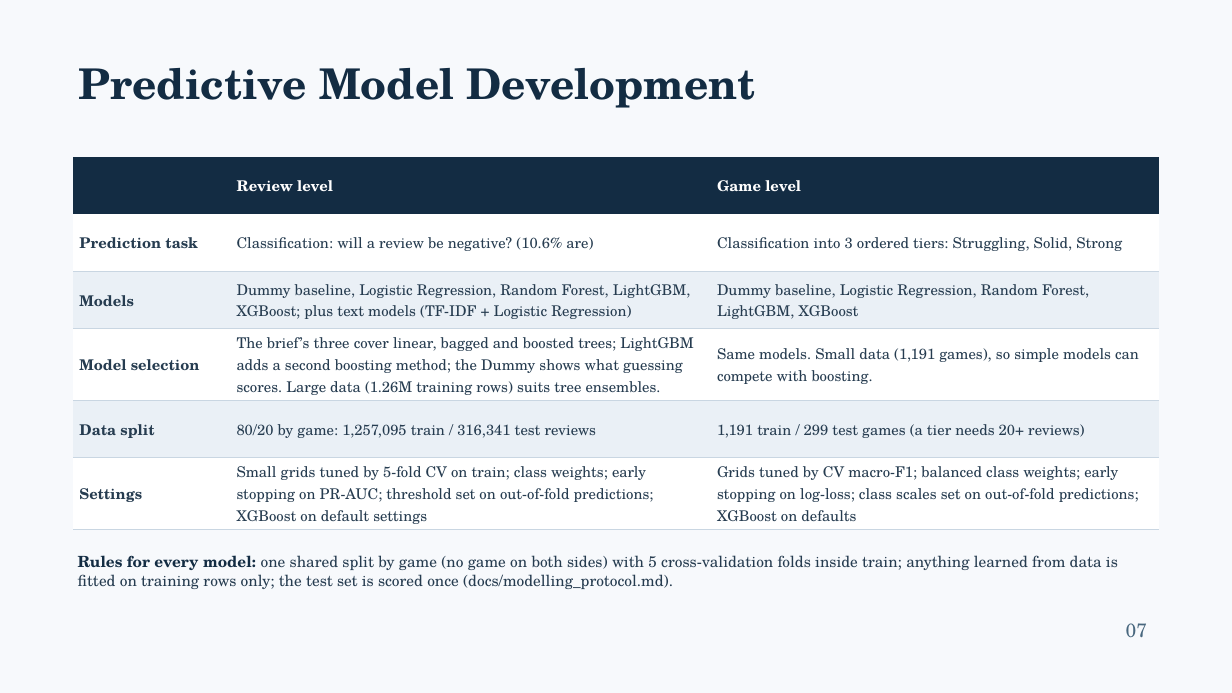
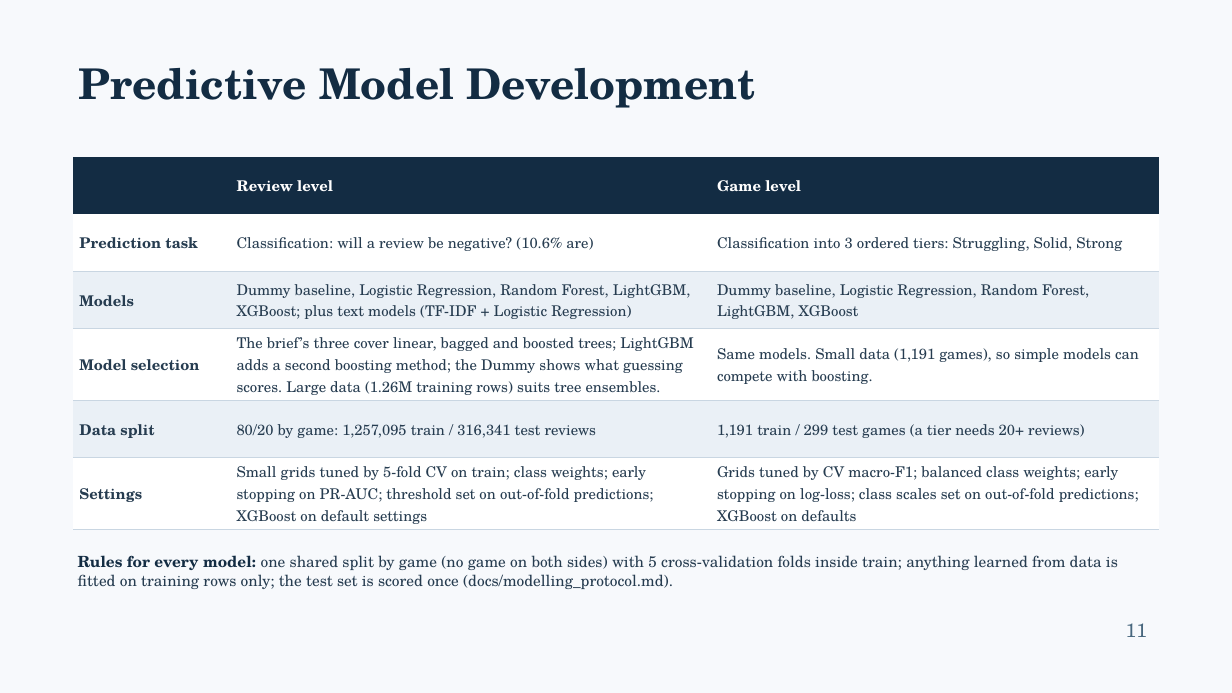
Before and after one commit to Shan713/IndieGuard, a slide deck: slide 11 of slides/review1.pptx (slide 7 before the commit). Drawn at 1232x693 pixels with LibreOffice and Linux fonts; fonts in the diff are those of the drawing. Boxes give left, top, right and bottom in pixels: in the first picture for what was removed or moved away, otherwise in the second. Text is boxed around its words. In the diff, an @@ line names an element or a change of style, - is before the commit and + after.

```diff
--- a/slides/review1.pptx
+++ b/slides/review1.pptx
@@ text at (1126,623,1147,637): text changed @@
-07
+11
```
Also in this commit, not shown: 8 other slides changed, 4 slides added.
